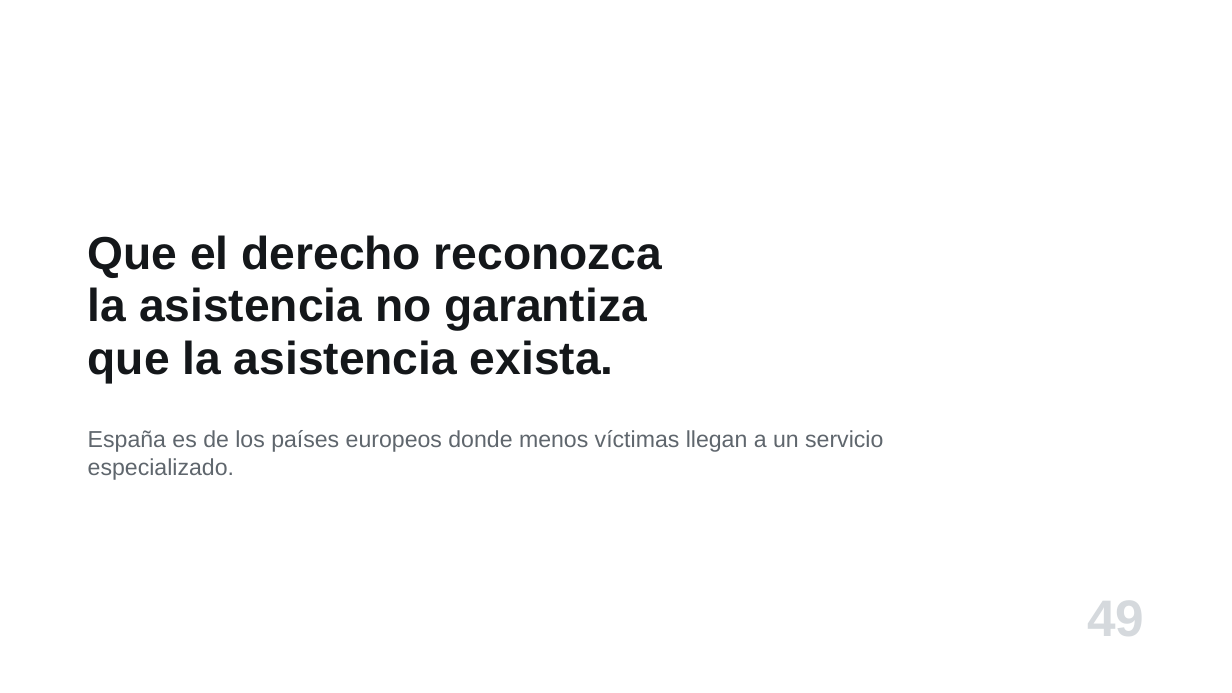
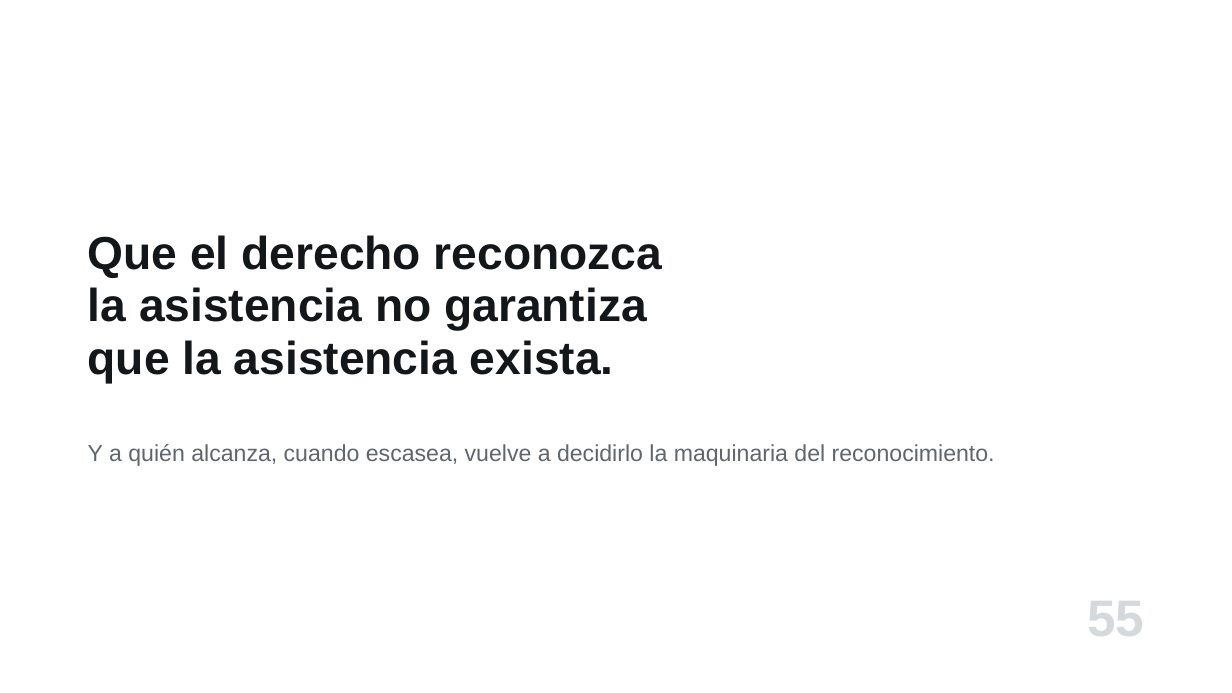
Before and after one commit to jjmedinaariza/intro_crimi, a slide deck: slide 55 of presentaciones/Cap07_Las-victimas.pptx (slide 49 before the commit). Drawn at 1232x693 pixels with LibreOffice and Linux fonts; fonts in the diff are those of the drawing. Boxes give left, top, right and bottom in pixels: in the first picture for what was removed or moved away, otherwise in the second. Text is boxed around its words. In the diff, an @@ line names an element or a change of style, - is before the commit and + after.

```diff
--- a/presentaciones/Cap07_Las-victimas.pptx
+++ b/presentaciones/Cap07_Las-victimas.pptx
@@ text at [88,444,995,466]: text changed @@
-España es de los países europeos donde menos víctimas llegan a un servicio especializado.
+Y a quién alcanza, cuando escasea, vuelve a decidirlo la maquinaria del reconocimiento.
@@ text at [1087,601,1144,636]: text changed @@
-49
+55
```
Also in this commit, not shown: 32 other slides changed, 6 slides added, 21 other files.
